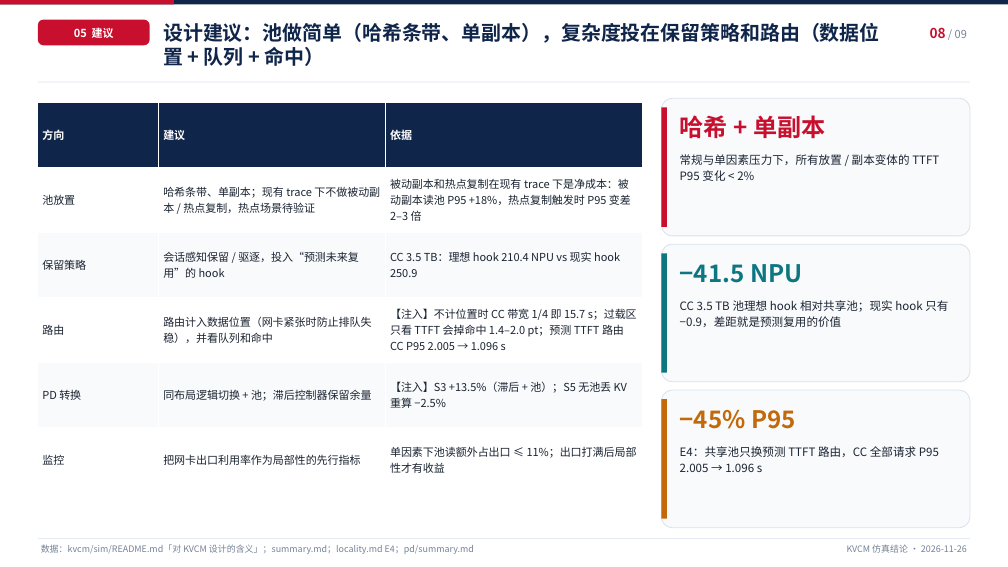
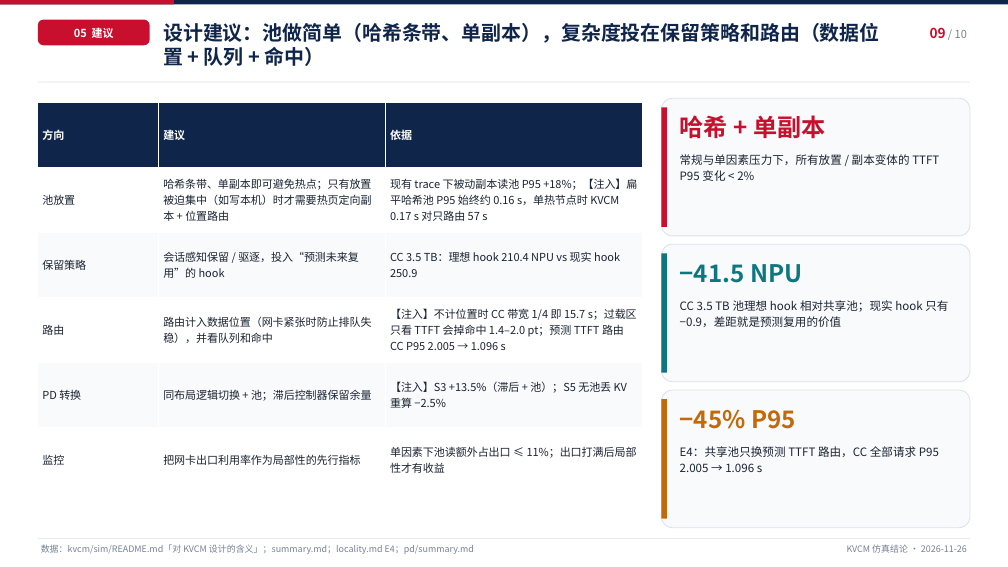
Before and after one commit to 5x8-40/lake, a slide deck: slide 9 of kvcm/report/KVCM-仿真结论-20261126.pptx (slide 8 before the commit). Drawn at 1008x567 pixels with LibreOffice and Linux fonts; fonts in the diff are those of the drawing. Boxes give left, top, right and bottom in pixels: in the first picture for what was removed or moved away, otherwise in the second. Text is boxed around its words. In the diff, an @@ line names an element or a change of style, - is before the commit and + after.

```diff
--- a/kvcm/report/KVCM-仿真结论-20261126.pptx
+++ b/kvcm/report/KVCM-仿真结论-20261126.pptx
@@ text at [930,27,967,38]: text changed @@
-08 / 09
+09 / 10
@@ table at [38,102,643,492] @@
-row 2, column 2: 哈希条带、单副本；现有 trace 下不做被动副本 / 热点复制，热点场景待验证
+row 2, column 2: 哈希条带、单副本即可避免热点；只有放置被迫集中（如写本机）时才需要热页定向副本 + 位置路由
-row 2, column 3: 被动副本和热点复制在现有 trace 下是净成本：被动副本读池 P95 +18%，热点复制触发时 P95 变差 2–3 倍
+row 2, column 3: 现有 trace 下被动副本读池 P95 +18%；【注入】扁平哈希池 P95 始终约 0.16 s，单热节点时 KVCM 0.17 s 对只路由 57 s
```
Also in this commit, not shown: 8 other slides changed, 1 slide added, 1 other file.
